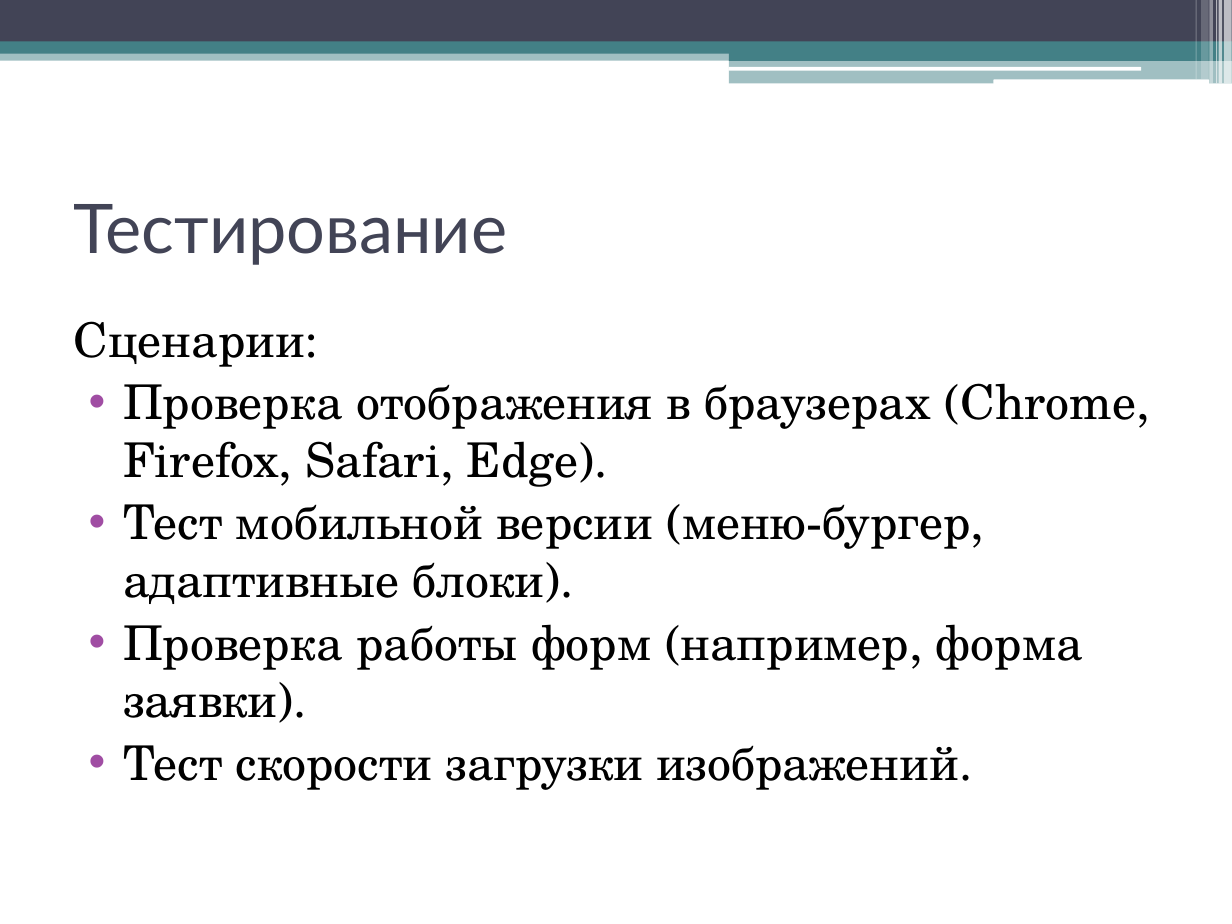
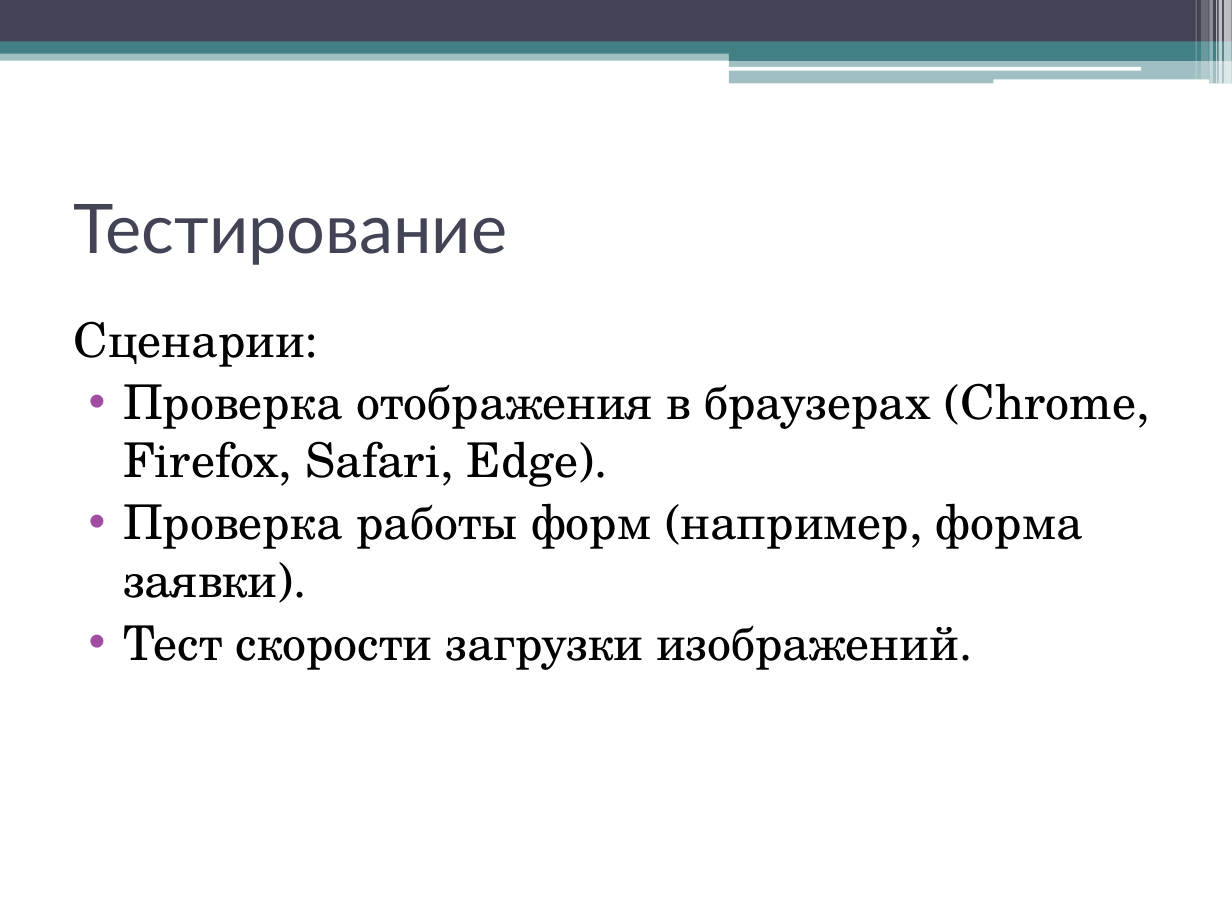
Before and after one commit to Integral-ot-exp/Project_DD, a slide deck: slide 13 of Проект (1).pptx. Drawn at 1232x924 pixels with LibreOffice and Linux fonts; fonts in the diff are those of the drawing. Boxes give left, top, right and bottom in pixels: in the first picture for what was removed or moved away, otherwise in the second. Text is boxed around its words. In the diff, an @@ line names an element or a change of style, - is before the commit and + after.

```diff
--- a/Проект (1).pptx
+++ b/Проект (1).pptx
@@ text at (123,504,970,604): paragraph removed @@
-• Тест мобильной версии (меню-бургер, адаптивные блоки).
```
Also in this commit, not shown: 1 other file.
